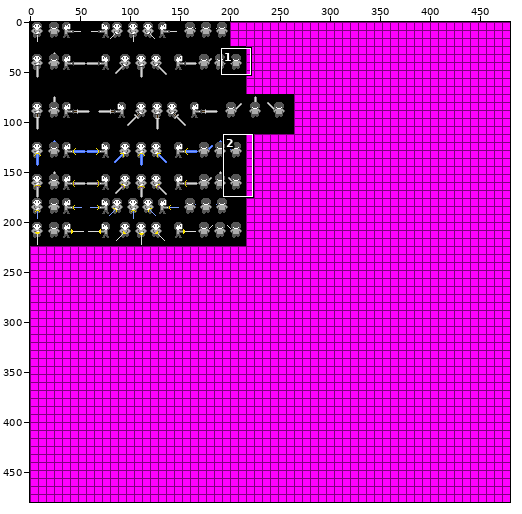
Two states of a sprite sheet, res/Sprites/Player_Sprites/player_sword_sheet.png. The picture above shows the old version from afar; the outline marks the close-up.
Close-up. Before the commit:
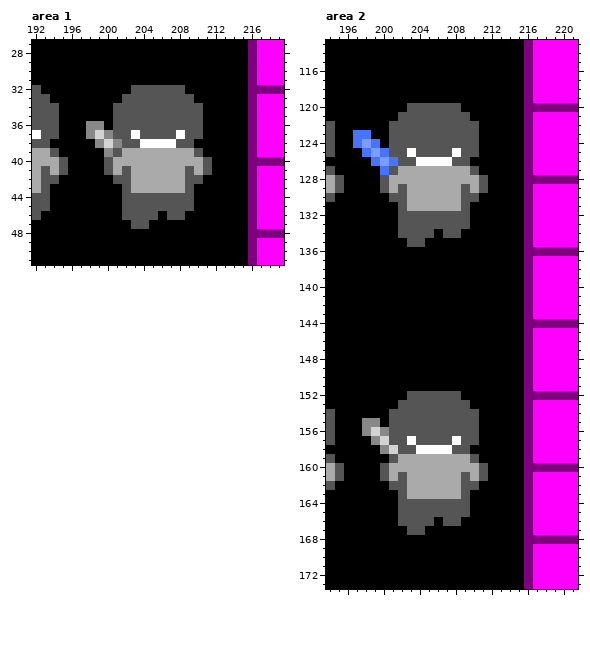
The file is 480x480 pixels. Colours within 5 levels of each other are drawn and written as one. Shown: area 1: x 192..219, y 27..51; area 2: x 194..221, y 113..173. The commit also changed other parts of the picture, which this record leaves out.
The same view after the edit:
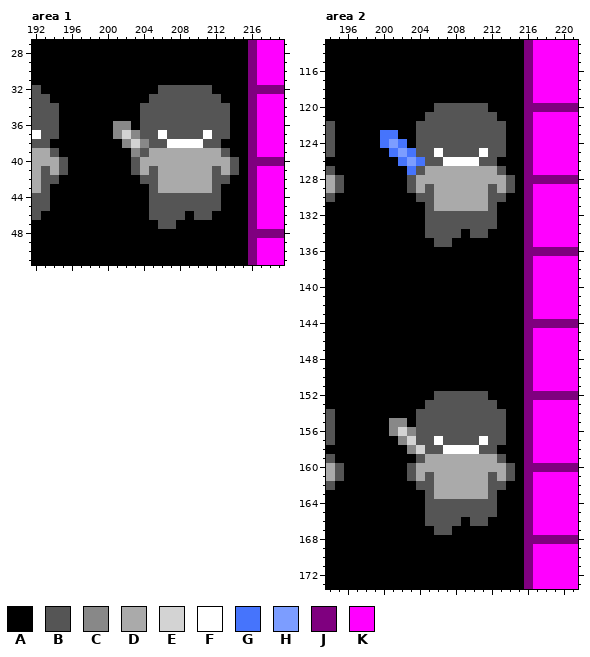
Palette (. is transparent): A #000000  B #555555  C #888888  D #aaaaaa  E #d3d3d3  F #ffffff  G #4674fc  H #7c9dff  J #7f007f  K #ff00ff
The edit:
Changed rows in their new state; - is an unchanged pixel.
Area 1:
first column x 198:
32 -----AAA---BBB---
33 ----AAA-----BBB--
34 ---AAA-------BBB-
35 ---AAA-------BBB-
36 AA-CCA-------BBB-
37 AAACEC--F-B--FBB-
38 -AAACECBB-FFFBB--
39 --AAACB-----DDDB-
40 --AAAB-------DDDB
41 --AAAB-B---D-DBDB
42 ---AAABB---DDDBB-
43 ----AAAB---DDDB--
44 ----AAA-----BBB--
45 ----AAA-----BBB--
46 ----AAA-B---BB---
47 -----AA-BB-------
Area 2:
first column x 197:
120 ------AAA---BBB---
121 -----AAA-----BBB--
122 ----AAA-------BBB-
123 AA-GGAA-------BBB-
124 AAAGHGA-------BBB-
125 -AAAGHG--F-B--FBB-
126 --AAAGHGBB-FFFBB--
127 ---AAAGB-----DDDB-
128 ---AAAB-------DDDB
129 ---AAAB-B---D-DBDB
130 ----AAABB---DDDBB-
131 -----AAAB---DDDB--
132 -----AAA-----BBB--
133 -----AAA-----BBB--
134 -----AAA-B---BB---
135 ------AA-BB-------
first column x 198:
152 -----AAA---BBB---
153 ----AAA-----BBB--
154 ---AAA-------BBB-
155 AA-CCA-------BBB-
156 AAACEC-------BBB-
157 -AAACE--F-B--FBB-
158 --AAACEBB-FFFBB--
159 ---AAAB-----DDDB-
160 --AAAB-------DDDB
161 --AAAB-B---D-DBDB
162 ---AAABB---DDDBB-
163 ----AAAB---DDDB--
164 ----AAA-----BBB--
165 ----AAA-----BBB--
166 ----AAA-B---BB---
167 -----AA-BB-------
Boxes around the changes in both close-ups, in picture pixels (x1, y1, x2, y2):
changed: (86, 85, 239, 229)
changed: (353, 103, 515, 247)
changed: (362, 391, 515, 535)
